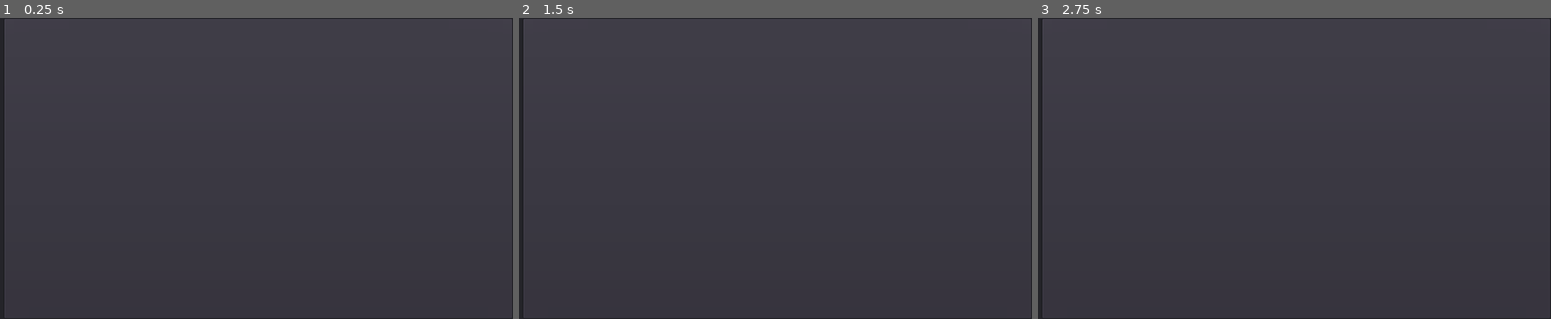
Above: before the commit, frames 1-3 (left to right).
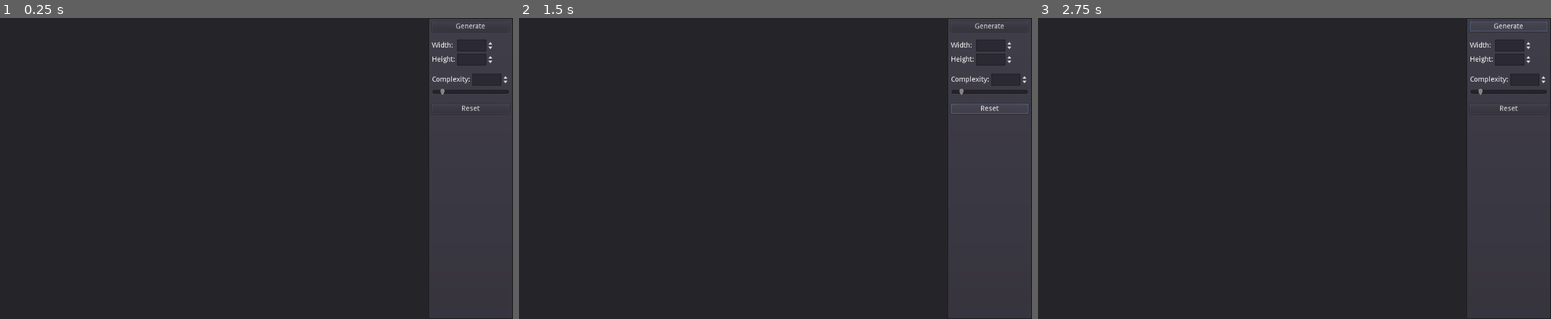
Above: after the commit, the same moments.

Repository: heppocogne/RandomPixelArt
Game: Godot game, scene res://main.tscn
Two runs of this game, one before a commit and one after it. Both use one fixed random seed, a clock stepped at 60 frames per second and the inputs below. The project has no main scene, so this scene is started directly.
Inputs (mouse positions are in pixels of both pictures, inside the frame that each line leads up to):
- Up to frame 1 (0.25 s): no input
- Up to frame 2 (1.5 s): click (990, 27) at 0.5 s, where only the run after the commit has a clickable "Generate"; click (990, 108) at 1.25 s, where only the run after the commit has a clickable "Reset"
- Up to frame 3 (2.75 s): click (1509, 27) at 2 s, where only the run after the commit has a clickable "Generate"

The runs differ from the first frame. In frame 1, 52% of the frame differs, in the area x 0-100%, y 0-100%; in frame 2, 52%; in frame 3, 52%.

Commit message:
(wip) Add some gui elements Implement reset_button

Diff:
--- /dev/null
+++ b/complexity_h_slider.gd
@@ -0,0 +1,33 @@
+tool
+extends HSlider
+
+onready var spin_box:SpinBox=$"../ComplexityEdit/SpinBox"
+
+
+func _ready():
+	pass
+
+
+func _on_SpinBox_changed():
+	if Engine.editor_hint:
+		spin_box=$"../ComplexityEdit/SpinBox"
+
+	if min_value!=spin_box.min_value:
+		min_value=spin_box.min_value
+
+	if max_value!=spin_box.max_value:
+		max_value=spin_box.max_value
+
+	if page!=spin_box.page:
+		page=spin_box.page
+
+	if step!=spin_box.step:
+		step=spin_box.step
+
+
+func _on_SpinBox_value_changed(new_value:float):
+	if Engine.editor_hint:
+		spin_box=$"../ComplexityEdit/SpinBox"
+
+	if value!=new_value:
+		value=new_value
--- /dev/null
+++ b/complexity_spin_box.gd
@@ -0,0 +1,33 @@
+tool
+extends SpinBox
+
+onready var h_slider:HSlider=$"../../HSlider"
+
+
+func _ready():
+	pass
+
+
+func _on_HSlider_changed():
+	if Engine.editor_hint:
+		h_slider=$"../../HSlider"
+
+	if min_value!=h_slider.min_value:
+		min_value=h_slider.min_value
+
+	if max_value!=h_slider.max_value:
+		max_value=h_slider.max_value
+
+	if page!=h_slider.page:
+		page=h_slider.page
+
+	if step!=h_slider.step:
+		step=h_slider.step
+
+
+func _on_HSlider_value_changed(new_value:float):
+	if Engine.editor_hint:
+		h_slider=$"../../HSlider"
+
+	if value!=new_value:
+		value=new_value
--- a/main.tscn
+++ b/main.tscn
@@ -1,4 +1,8 @@
-[gd_scene format=2]
+[gd_scene load_steps=4 format=2]
+
+[ext_resource path="res://complexity_spin_box.gd" type="Script" id=1]
+[ext_resource path="res://complexity_h_slider.gd" type="Script" id=2]
+[ext_resource path="res://reset_button.gd" type="Script" id=3]
 
 [node name="Main" type="Control"]
 anchor_right = 1.0
@@ -13,9 +17,112 @@
 anchor_bottom = 1.0
 
 [node name="Control" type="Control" parent="BackgroundPanel/HSplitContainer"]
+margin_right = 844.0
+margin_bottom = 600.0
+size_flags_horizontal = 3
+
+[node name="GridContainer" type="GridContainer" parent="BackgroundPanel/HSplitContainer/Control"]
+margin_right = 40.0
+margin_bottom = 40.0
+
+[node name="PanelContainer" type="PanelContainer" parent="BackgroundPanel/HSplitContainer"]
+margin_left = 856.0
+margin_right = 1024.0
 margin_bottom = 600.0
 
-[node name="PanelContainer" type="PanelContainer" parent="BackgroundPanel/HSplitContainer"]
-margin_left = 12.0
-margin_right = 1024.0
-margin_bottom = 600.0
+[node name="VBoxContainer" type="VBoxContainer" parent="BackgroundPanel/HSplitContainer/PanelContainer"]
+margin_left = 7.0
+margin_top = 7.0
+margin_right = 161.0
+margin_bottom = 593.0
+custom_constants/separation = 16
+
+[node name="GenerateButton" type="Button" parent="BackgroundPanel/HSplitContainer/PanelContainer/VBoxContainer"]
+margin_right = 154.0
+margin_bottom = 20.0
+text = "Generate"
+
+[node name="SizeEdit" type="GridContainer" parent="BackgroundPanel/HSplitContainer/PanelContainer/VBoxContainer"]
+margin_top = 36.0
+margin_right = 154.0
+margin_bottom = 88.0
+columns = 2
+
+[node name="WidthLabel" type="Label" parent="BackgroundPanel/HSplitContainer/PanelContainer/VBoxContainer/SizeEdit"]
+margin_top = 5.0
+margin_right = 46.0
+margin_bottom = 19.0
+text = "Width:"
+
+[node name="WidthEdit" type="SpinBox" parent="BackgroundPanel/HSplitContainer/PanelContainer/VBoxContainer/SizeEdit"]
+margin_left = 50.0
+margin_right = 124.0
+margin_bottom = 24.0
+min_value = 1.0
+max_value = 256.0
+value = 16.0
+
+[node name="HeightLabel" type="Label" parent="BackgroundPanel/HSplitContainer/PanelContainer/VBoxContainer/SizeEdit"]
+margin_top = 33.0
+margin_right = 46.0
+margin_bottom = 47.0
+text = "Height:"
+
+[node name="HeightEdit" type="SpinBox" parent="BackgroundPanel/HSplitContainer/PanelContainer/VBoxContainer/SizeEdit"]
+margin_left = 50.0
+margin_top = 28.0
+margin_right = 124.0
+margin_bottom = 52.0
+min_value = 1.0
+max_value = 256.0
+value = 16.0
+
+[node name="VBoxContainer" type="VBoxContainer" parent="BackgroundPanel/HSplitContainer/PanelContainer/VBoxContainer"]
+margin_top = 104.0
+margin_right = 154.0
+margin_bottom = 148.0
+
+[node name="ComplexityEdit" type="HBoxContainer" parent="BackgroundPanel/HSplitContainer/PanelContainer/VBoxContainer/VBoxContainer"]
+margin_right = 154.0
+margin_bottom = 24.0
+
+[node name="Label" type="Label" parent="BackgroundPanel/HSplitContainer/PanelContainer/VBoxContainer/VBoxContainer/ComplexityEdit"]
+margin_top = 5.0
+margin_right = 76.0
+margin_bottom = 19.0
+text = "Complexity:"
+
+[node name="SpinBox" type="SpinBox" parent="BackgroundPanel/HSplitContainer/PanelContainer/VBoxContainer/VBoxContainer/ComplexityEdit"]
+margin_left = 80.0
+margin_right = 154.0
+margin_bottom = 24.0
+min_value = 0.01
+max_value = 10.0
+step = 0.1
+value = 1.0
+script = ExtResource( 1 )
+
+[node name="HSlider" type="HSlider" parent="BackgroundPanel/HSplitContainer/PanelContainer/VBoxContainer/VBoxContainer"]
+margin_top = 28.0
+margin_right = 154.0
+margin_bottom = 44.0
+min_value = 0.01
+max_value = 10.0
+step = 0.1
+value = 1.0
+script = ExtResource( 2 )
+
+[node name="ResetButton" type="Button" parent="BackgroundPanel/HSplitContainer/PanelContainer/VBoxContainer"]
+margin_top = 164.0
+margin_right = 154.0
+margin_bottom = 184.0
+text = "Reset"
+script = ExtResource( 3 )
+target_pathes = [ "BackgroundPanel/HSplitContainer/PanelContainer/VBoxContainer/SizeEdit/WidthEdit:value", "BackgroundPanel/HSplitContainer/PanelContainer/VBoxContainer/SizeEdit/HeightEdit:value", "BackgroundPanel/HSplitContainer/PanelContainer/VBoxContainer/VBoxContainer/ComplexityEdit/SpinBox:value" ]
+
+[connection signal="ready" from="." to="BackgroundPanel/HSplitContainer/PanelContainer/VBoxContainer/ResetButton" method="_on_Main_ready"]
+[connection signal="changed" from="BackgroundPanel/HSplitContainer/PanelContainer/VBoxContainer/VBoxContainer/ComplexityEdit/SpinBox" to="BackgroundPanel/HSplitContainer/PanelContainer/VBoxContainer/VBoxContainer/HSlider" method="_on_SpinBox_changed"]
+[connection signal="value_changed" from="BackgroundPanel/HSplitContainer/PanelContainer/VBoxContainer/VBoxContainer/ComplexityEdit/SpinBox" to="BackgroundPanel/HSplitContainer/PanelContainer/VBoxContainer/VBoxContainer/HSlider" method="_on_SpinBox_value_changed"]
+[connection signal="changed" from="BackgroundPanel/HSplitContainer/PanelContainer/VBoxContainer/VBoxContainer/HSlider" to="BackgroundPanel/HSplitContainer/PanelContainer/VBoxContainer/VBoxContainer/ComplexityEdit/SpinBox" method="_on_HSlider_changed"]
+[connection signal="value_changed" from="BackgroundPanel/HSplitContainer/PanelContainer/VBoxContainer/VBoxContainer/HSlider" to="BackgroundPanel/HSplitContainer/PanelContainer/VBoxContainer/VBoxContainer/ComplexityEdit/SpinBox" method="_on_HSlider_value_changed"]
+[connection signal="pressed" from="BackgroundPanel/HSplitContainer/PanelContainer/VBoxContainer/ResetButton" to="BackgroundPanel/HSplitContainer/PanelContainer/VBoxContainer/ResetButton" method="_on_ResetButton_pressed"]
--- /dev/null
+++ b/reset_button.gd
@@ -0,0 +1,23 @@
+extends Button
+
+export(Array,String) var target_pathes:Array
+# [object,property_path,value]
+var initial_values:Array
+
+func _init():
+	target_pathes=[]
+	initial_values=[]
+
+
+func _on_Main_ready():
+	var main:Control=get_tree().root.get_node("Main")
+	for path in target_pathes:
+		var colon_index:int=path.find(":")
+		var node:Node=main.get_node(path.left(colon_index))
+		var property:NodePath=path.right(colon_index)
+		initial_values.push_back([node,property,node.get_indexed(property)])
+
+
+func _on_ResetButton_pressed():
+	for a in initial_values:
+		a[0].set_indexed(a[1],a[2])
